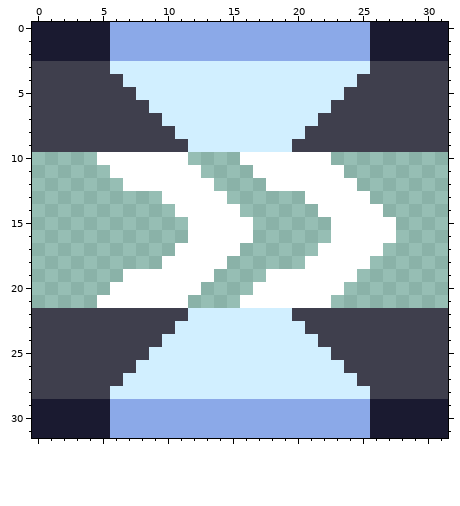
A pixel-art sprite gets an edit: sprites/blocks/liquid/magnesium-conduit-top-0.png. That is the earlier state.
The file is 32x32 pixels.
The same view after the edit:
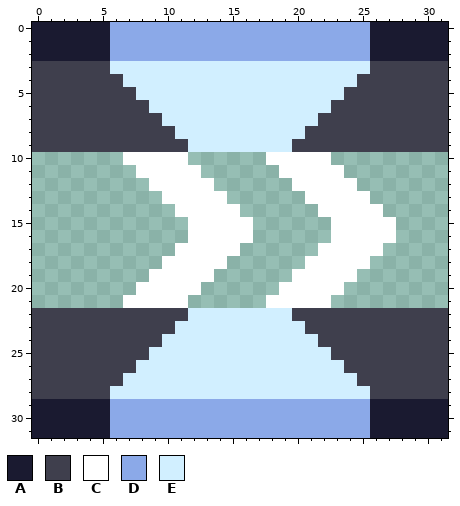
Palette (. is transparent): A #1a1a30  B #3f3f4d  C #ffffff  D #8ba9e8  E #d1efff
Change:
@@ x 3..21 @@
  9 BBBBBBBBBEEEEEEEEBB
-10 ..CCCCCCC....CCCCCC
-11 ...CCCCCCC....CCCCC
-12 ....CCCCCCC....CCCC
+10 ....CCCCC......CCCC
+11 .....CCCCC......CCC
+12 ......CCCCC......CC
 13 .......CCCCC......C
@@ x 3..21 @@
 18 .......CCCCC......C
-19 ....CCCCCCC....CCCC
-20 ...CCCCCCC....CCCCC
-21 ..CCCCCCC....CCCCCC
+19 ......CCCCC......CC
+20 .....CCCCC......CCC
+21 ....CCCCC......CCCC
 22 BBBBBBBBBEEEEEEEEBB
Where, in picture pixels (left, top, right, bottom), the same in both pictures:
erased: (97, 152, 149, 191)
erased: (240, 152, 292, 191)
erased: (97, 269, 149, 308)
erased: (240, 269, 292, 308)
